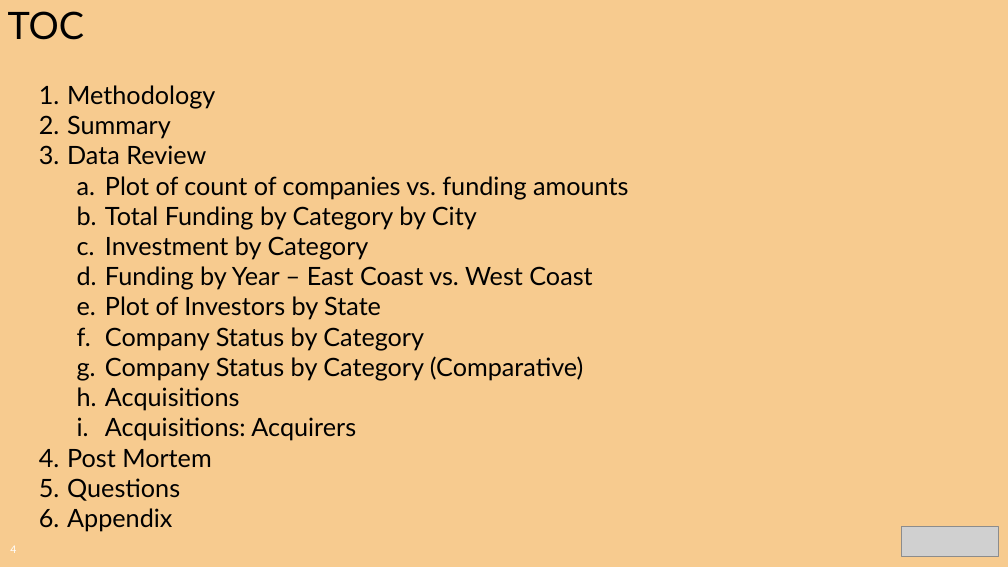
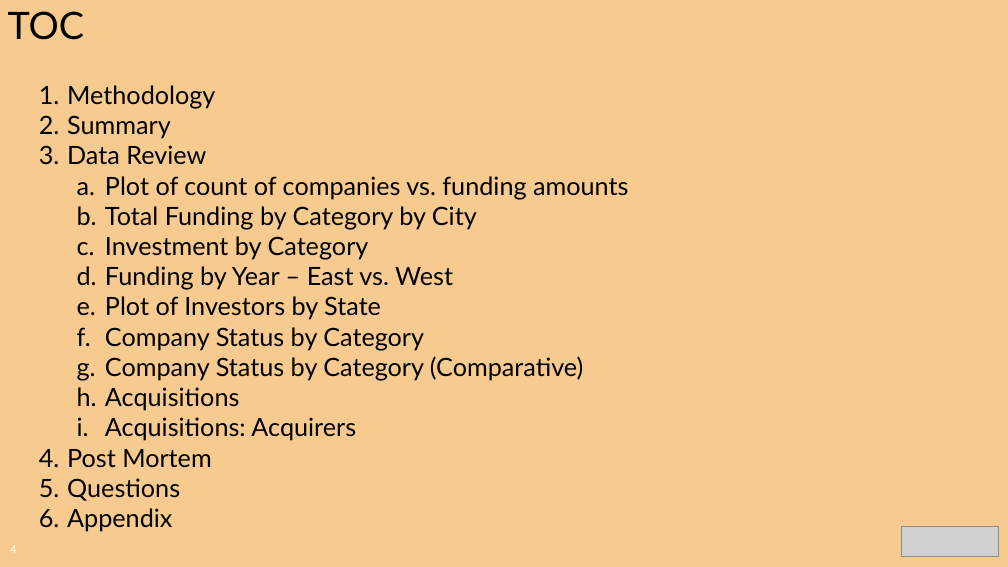
Before and after one commit to CharlesPBiggar/Data-Analytics-Project-1, a slide deck: slide 4 of Presentation/GiterDun Presentation.pptx. Drawn at 1008x567 pixels with LibreOffice and Linux fonts; fonts in the diff are those of the drawing; grey boxes stand for pictures; background and template pictures are left out. Boxes give left, top, right and bottom in pixels: in the first picture for what was removed or moved away, otherwise in the second. Text is boxed around its words. In the diff, an @@ line names an element or a change of style, - is before the commit and + after.

```diff
--- a/Presentation/GiterDun Presentation.pptx
+++ b/Presentation/GiterDun Presentation.pptx
@@ text at [105,266,453,290]: text changed @@
-  d. Funding by Year – East Coast vs. West Coast
+  d. Funding by Year – East vs. West
```
Also in this commit, not shown: 1 other slide changed, 3 other files.
